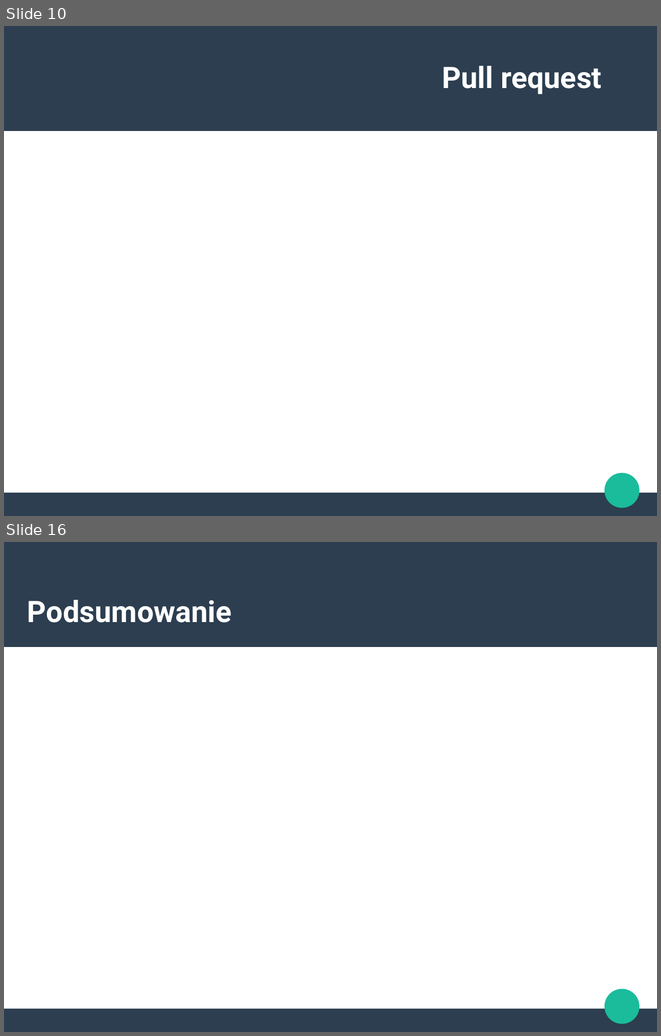
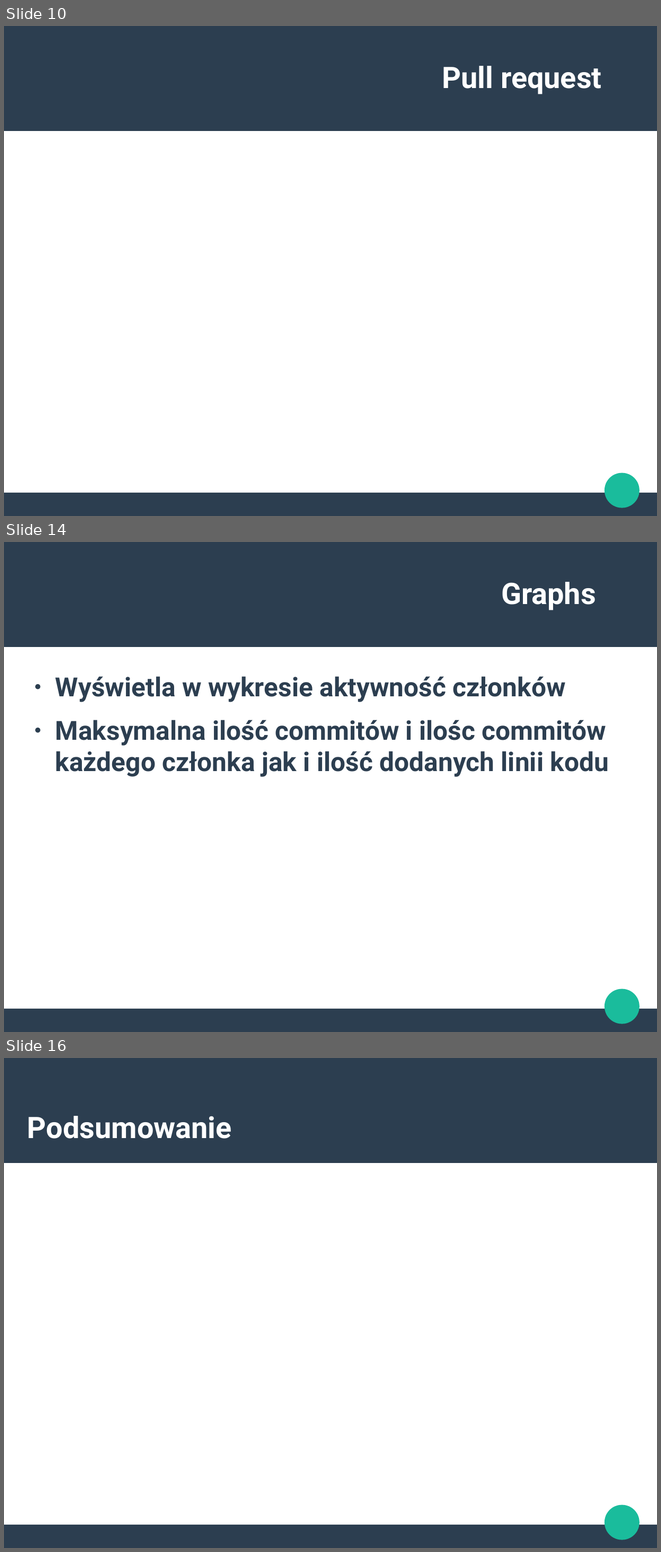
Before and after one commit to PZZProject/ProjecktPrezentacja, a slide deck: PrezentacjaGitHub.odp. Shown one above the other, each under a label of ours: slides 10 and 16 before the commit, slides 10, 14 and 16 after it; the slides between them are not shown. The pictures are 661x1036 and 661x1552 pixels, drawn with LibreOffice and Linux fonts; fonts in the diff are those of the drawing. Boxes give left, top, right and bottom in pixels: in the first picture for what was removed or moved away, otherwise in the second. Text is boxed around its words. In the diff, an @@ line names an element or a change of style, - is before the commit and + after.

```diff
--- a/PrezentacjaGitHub.odp
+++ b/PrezentacjaGitHub.odp
@@ slide 14 added at bbox=[4, 542, 657, 1032], background #FFFFFF; not listed: 3 template elements that a slide beside it also shows @@
@@ title added at bbox=[501, 582, 596, 610], 36 pt, text #FFFFFF, bold @@
+Graphs
@@ text added at bbox=[55, 676, 609, 777], 32 pt, text #2C3E50, bold @@
+● Wyświetla w wykresie aktywność członków
+● Maksymalna ilość commitów i ilośc commitów każdego członka jak i ilość dodanych linii kodu
```
Also in this commit, not shown: 6 other slides added, 7 slides removed.
